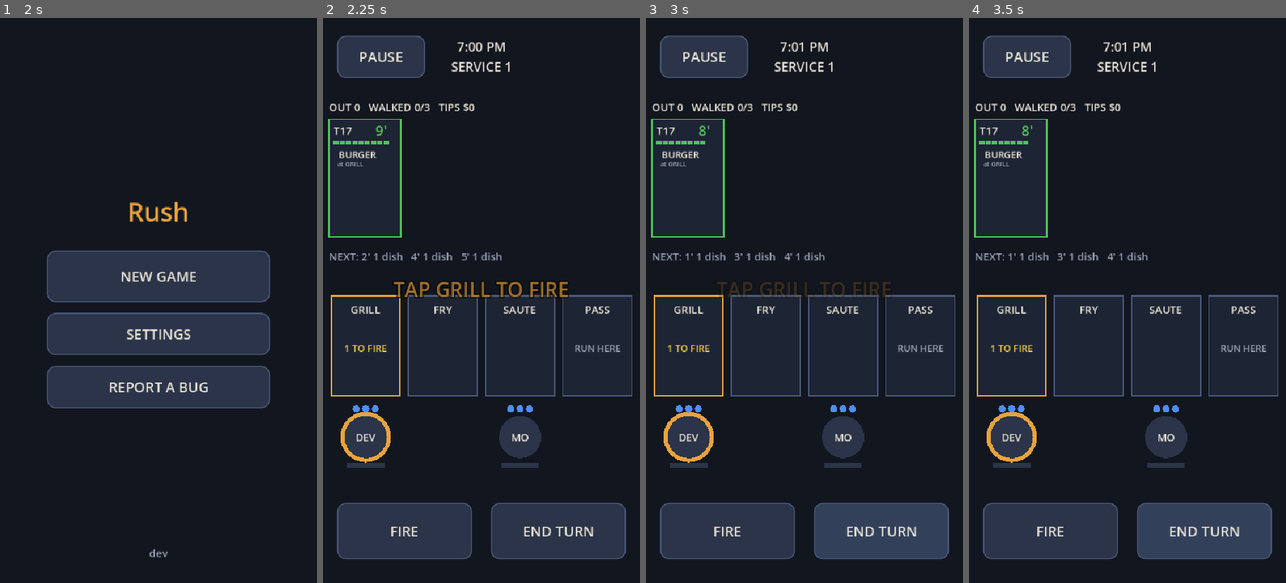
Above: before the commit, frames 1-4 (left to right).
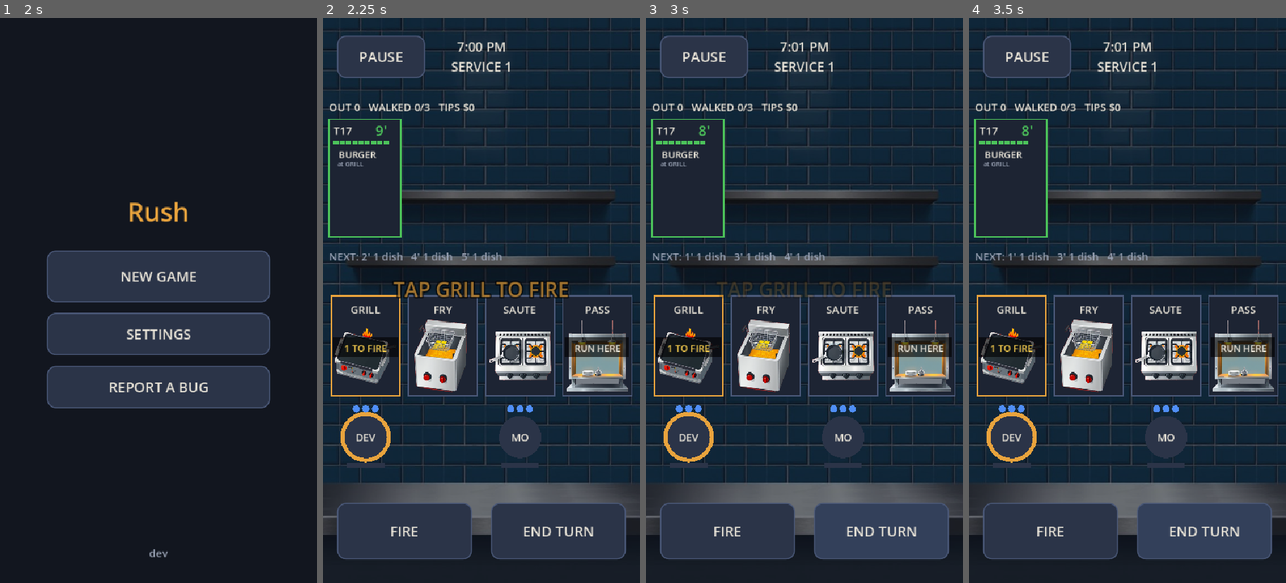
Above: after the commit, the same moments.

Repository: duffpowell-commits/Rush
Game: Godot game, scene res://scenes/boot.tscn
Two runs of this game, one before a commit and one after it. Both use one fixed random seed, a clock stepped at 60 frames per second and the inputs below.
Inputs:
- Up to frame 1 (2 s): click "Skip splash" at 0.5 s; click "SKIP" at 1.25 s
- Up to frame 2 (2.25 s): click "NEW GAME" at 2 s
- Up to frame 3 (3 s): click "END TURN" at 2.75 s
- Up to frame 4 (3.5 s): no input

Frame 1 is identical in both runs. In frame 2, 38% of the frame differs, in the area x 0-100%, y 0-92%; in frame 3, 38%; in frame 4, 38%.

Commit message:
Real art, part 1: kitchen wall and the four stations
Forge renders in style A (flat ink), cut to transparent PNGs and cleaned
(key spill, a fake brand name on the fryer). The wall sits under a 55% dark
wash so text stays readable; text on art gets a dark plate. Every state a
player reads (pans, clocks, rings) is still drawn in code on top.

Co-Authored-By: Claude Opus 5.5 <noreply@anthropic.com>
Claude-Session: https://claude.ai/code/session_01V3sbxLu4c4oLEvnvp25i9E

Diff:
--- a/scripts/game.gd
+++ b/scripts/game.gd
@@ -18,6 +18,11 @@
 const Coach = preload("res://scripts/coach.gd")
 
 const Kitchen = preload("res://scripts/kitchen.gd")
+## Real art (Forge, style A "flat ink", Nov 25; docs/ART_LOG.md). Code-drawn shapes stay on top
+## for every state a player must read (pans, clocks, rings), so art never carries meaning alone.
+const ART_BG := preload("res://assets/art/bg_line.jpg")
+const ART_STATIONS := [preload("res://assets/art/station_grill.png"), preload("res://assets/art/station_fryer.png"),
+	preload("res://assets/art/station_saute.png"), preload("res://assets/art/station_pass.png")]
 const LIVES := 3             # tables you can walk in one service
 
 ## Live sliders (DEV MENU -> TUNE). Applied when a service starts.
@@ -413,8 +418,31 @@
 			return
 
 
+## Draw a texture inside a box, whole, keeping its shape (letterboxed, centred).
+func _draw_fit(f: Control, tex: Texture2D, box: Rect2) -> void:
+	var sz := tex.get_size()
+	var sc := minf(box.size.x / sz.x, box.size.y / sz.y)
+	var d := sz * sc
+	f.draw_texture_rect(tex, Rect2(box.position + (box.size - d) / 2.0, d), false)
+
+
+## Draw a texture filling a box, cropped to keep its shape.
+func _draw_cover(f: Control, tex: Texture2D, box: Rect2) -> void:
+	var sz := tex.get_size()
+	var sc := maxf(box.size.x / sz.x, box.size.y / sz.y)
+	var src := Rect2((sz - box.size / sc) / 2.0, box.size / sc)
+	f.draw_texture_rect_region(tex, box, src)
+
+
+## A dark plate behind text that sits on art.
+func _plate(f: Control, box: Rect2) -> void:
+	f.draw_rect(box, Color(0, 0, 0, 0.62))
+
+
 func _draw_field(f: Control) -> void:
 	f.draw_rect(Rect2(Vector2.ZERO, f.size), UI.BG)
+	_draw_cover(f, ART_BG, Rect2(Vector2.ZERO, f.size))
+	f.draw_rect(Rect2(Vector2.ZERO, f.size), Color(UI.BG, 0.55))   # keeps text and pieces on top readable
 	var font := ThemeDB.fallback_font
 	var low: bool = _settings.get_value("low_graphics")
 	var ink := UI.ink()
@@ -464,6 +492,7 @@
 		var here: bool = k.crew[sel].at == i
 		f.draw_rect(r, UI.panel_color())
 		f.draw_rect(r, UI.ACCENT if here else Color("4a5878"), false, 3.0 if here else 2.0)
+		_draw_fit(f, ART_STATIONS[i], Rect2(r.position + Vector2(6, 40), r.size - Vector2(12, 46)))
 		f.draw_string(font, r.position + Vector2(0, 30), Kitchen.STATIONS[i], HORIZONTAL_ALIGNMENT_CENTER, r.size.x, UI.font_size(18), ink)
 		if i < k.pans.size() and not k.pans[i].is_empty():
 			var p: Dictionary = k.pans[i]
@@ -475,6 +504,7 @@
 			f.draw_circle(r.get_center() + Vector2(0, 20), 34.0, UI.key(tone))
 			if burning:   # shape cue, not colour alone: a thick ring the turn before it burns
 				f.draw_arc(r.get_center() + Vector2(0, 20), 40.0, 0.0, TAU, 32, UI.key("bad"), 5.0)
+			_plate(f, Rect2(r.position.x + 4, r.end.y - 38, r.size.x - 8, 28))
 			f.draw_string(font, r.position + Vector2(0, r.size.y - 18), p.dish, HORIZONTAL_ALIGNMENT_CENTER, r.size.x, UI.font_size(16), ink)
 			f.draw_string(font, r.get_center() + Vector2(-30, 30), ("BURN!" if burning else "UP!") if up else "%d'" % p.left,
 				HORIZONTAL_ALIGNMENT_CENTER, 60, UI.font_size(22), Color.BLACK)
@@ -485,10 +515,12 @@
 					if it.state == "wait" and Kitchen.DISHES[it.dish].st == i:
 						waiting += 1
 			if waiting > 0:   # work waiting here: what to FIRE, and how much
+				_plate(f, Rect2(r.position.x + 4, r.get_center().y - 14, r.size.x - 8, 32))
 				f.draw_string(font, r.get_center() + Vector2(-r.size.x / 2, 10), "%d TO FIRE" % waiting,
 					HORIZONTAL_ALIGNMENT_CENTER, r.size.x, UI.font_size(16), UI.key("warn"))
 		elif i == Kitchen.PASS_IX:
-			f.draw_string(font, r.get_center() + Vector2(-r.size.x / 2, 10), "RUN HERE", HORIZONTAL_ALIGNMENT_CENTER, r.size.x, UI.font_size(16), UI.DIM)
+			_plate(f, Rect2(r.position.x + 4, r.get_center().y - 14, r.size.x - 8, 32))
+			f.draw_string(font, r.get_center() + Vector2(-r.size.x / 2, 10), "RUN HERE", HORIZONTAL_ALIGNMENT_CENTER, r.size.x, UI.font_size(16), ink)
 	# --- crew
 	for c in k.crew.size():
 		var cr: Dictionary = k.crew[c]
Binary file added: assets/art/bg_line.jpg
Not shown, added: assets/art/bg_line.jpg.import
Binary file added: assets/art/station_fryer.png
Not shown, added: assets/art/station_fryer.png.import
Binary file added: assets/art/station_grill.png
Not shown, added: assets/art/station_grill.png.import
Binary file added: assets/art/station_pass.png
Not shown, added: assets/art/station_pass.png.import
Binary file added: assets/art/station_saute.png
Not shown, added: assets/art/station_saute.png.import
Binary file changed: docs/renders/flow_char_climb.png
Binary file changed: docs/renders/flow_char_crouch.png
(and 22 more such lines)
